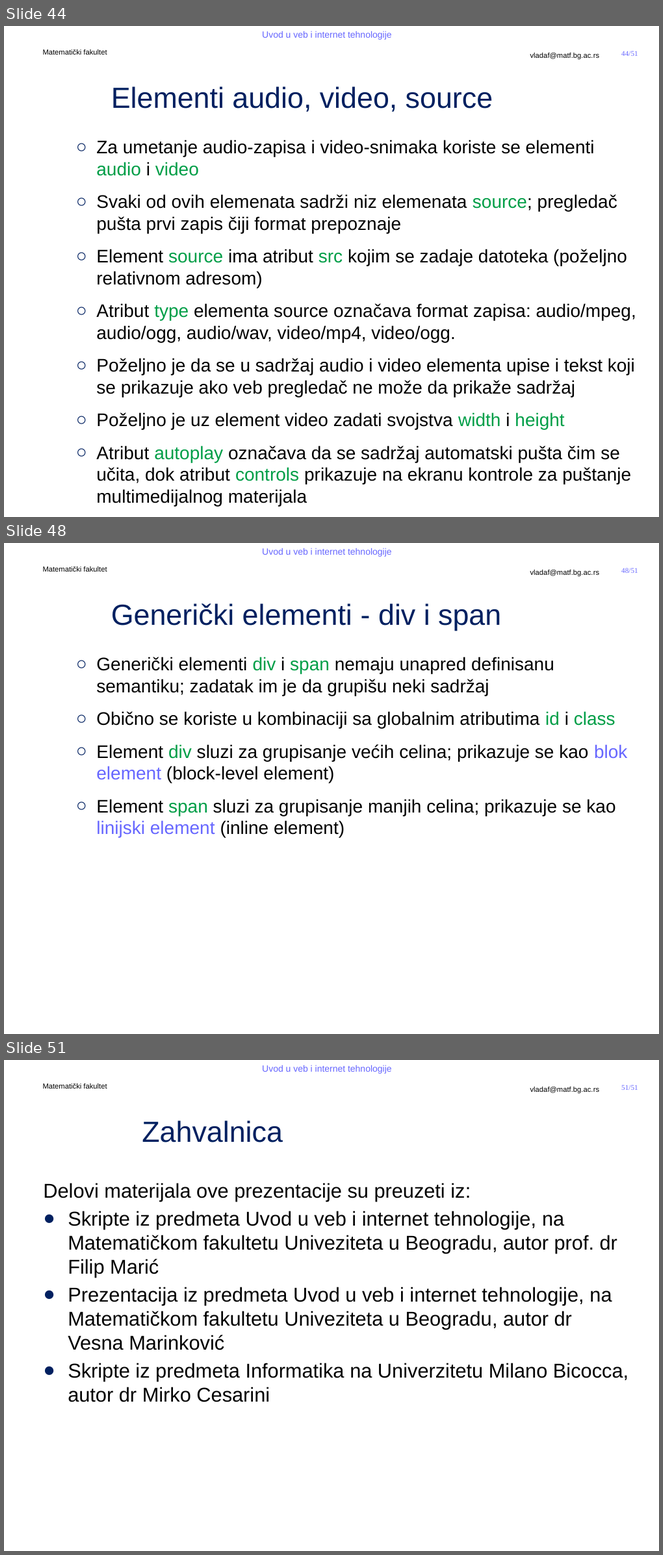
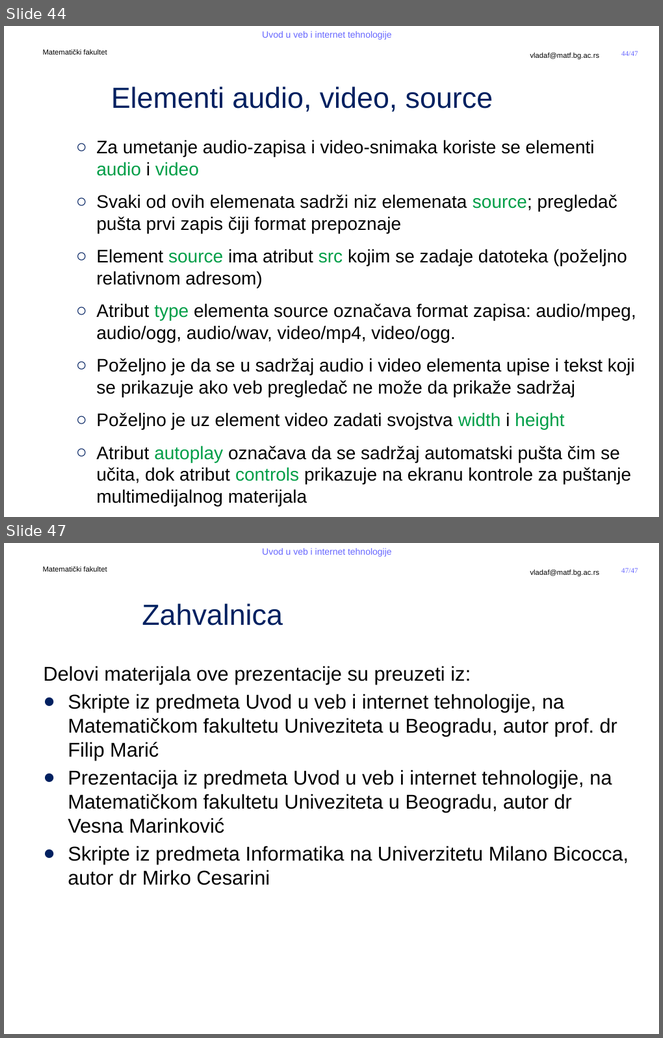
Before and after one commit to MatfUVIT/info, a slide deck: predavanja/prezentacije/UVIT03-01-HTML 5.pptx. Shown one above the other, each under a label of ours: slides 44, 48 and 51 before the commit, slides 44 and 47 after it; the slides between them are not shown. The pictures are 663x1555 and 663x1038 pixels, drawn with LibreOffice and Linux fonts; fonts in the diff are those of the drawing; background and template pictures are left out. Boxes give left, top, right and bottom in pixels: in the first picture for what was removed or moved away, otherwise in the second. Text is boxed around its words. In the diff, an @@ line names an element or a change of style, - is before the commit and + after.

```diff
--- a/predavanja/prezentacije/UVIT03-01-HTML 5.pptx
+++ b/predavanja/prezentacije/UVIT03-01-HTML 5.pptx
@@ slide 48 removed at (x1=4, y1=543, x2=659, y2=1034), background #FFFFFF; not listed: 5 template elements that a slide beside it also shows @@
@@ title removed at (x1=111, y1=603, x2=501, y2=631) @@
-Generički elementi - div i span
@@ text removed at (x1=96, y1=657, x2=627, y2=837) @@
-  ○ Generički elementi div i span nemaju unapred definisanu semantiku; zadatak im je da grupišu neki sadržaj
-  ○ Obično se koriste u kombinaciji sa globalnim atributima id i class
-  ○ Element div sluzi za grupisanje većih celina; prikazuje se kao blok element (block-level element)
-  ○ Element span sluzi za grupisanje manjih celina; prikazuje se kao linijski element (inline element)
@@ page number at (x1=622, y1=51, x2=638, y2=56): text changed @@
-44/51
+44/47
@@ what was slide 51 is now slide 47 @@
@@ page number at (x1=622, y1=568, x2=638, y2=573): text changed @@
-51/51
+47/47
```
Also in this commit, not shown: 1 slide changed, 3 other slides removed, 9 other files.
